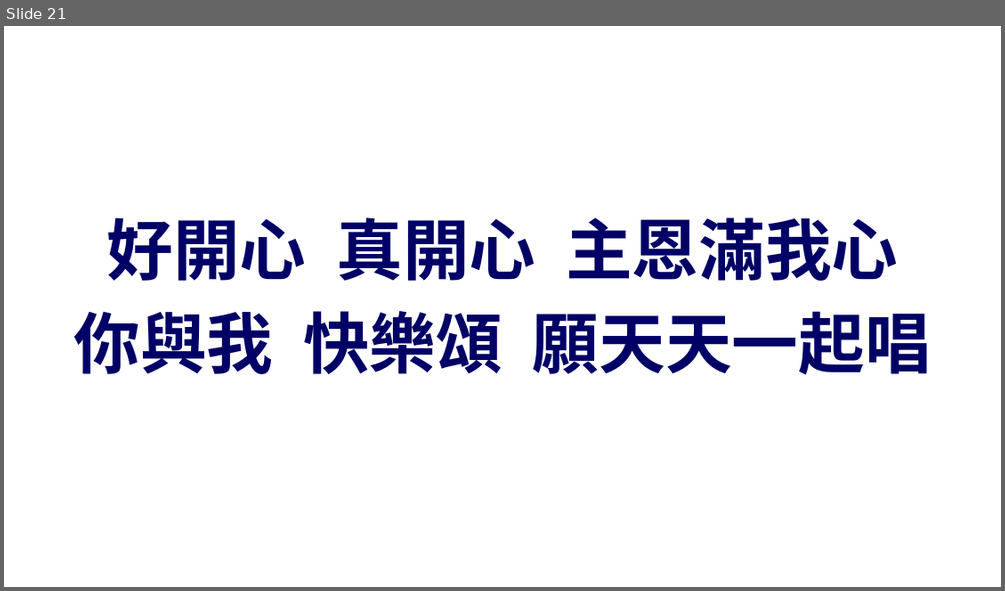
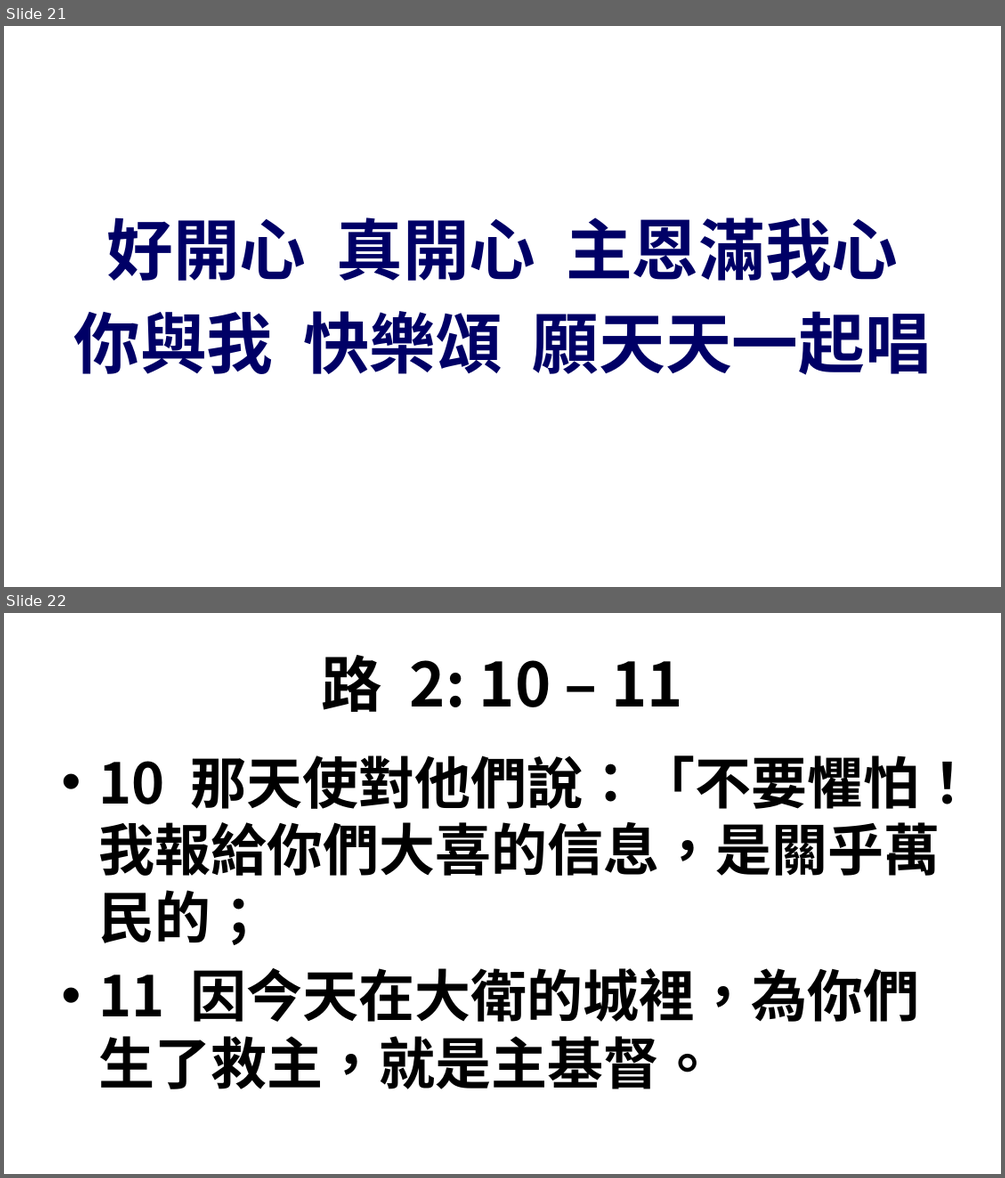
Before and after one commit to batisuoc/bible-school, a slide deck: 2021年主日學慶祝聖誕.pptx. Shown one above the other, each under a label of ours: slide 21 before the commit, slides 21 and 22 after it. The pictures are 1005x591 and 1005x1178 pixels, drawn with LibreOffice and Linux fonts; fonts in the diff are those of the drawing; background and template pictures are left out. Boxes give left, top, right and bottom in pixels: in the first picture for what was removed or moved away, otherwise in the second. Text is boxed around its words. In the diff, an @@ line names an element or a change of style, - is before the commit and + after.

Commit message:
Update ppts.

```diff
--- a/2021年主日學慶祝聖誕.pptx
+++ b/2021年主日學慶祝聖誕.pptx
@@ slide 22 added at [4,613,1001,1174], background picture (left out) @@
@@ title added at [321,655,684,712], 58.7 pt, text #000000, bold @@
+路 2: 10 – 11
@@ text added at [98,755,975,1089], 54 pt, text #000000, bold @@
+• 10 那天使對他們說：「不要懼怕！我報給你們大喜的信息，是關乎萬民的；
+• 11 因今天在大衛的城裡，為你們生了救主，就是主基督。
```
Also in this commit, not shown: 1 other file.
